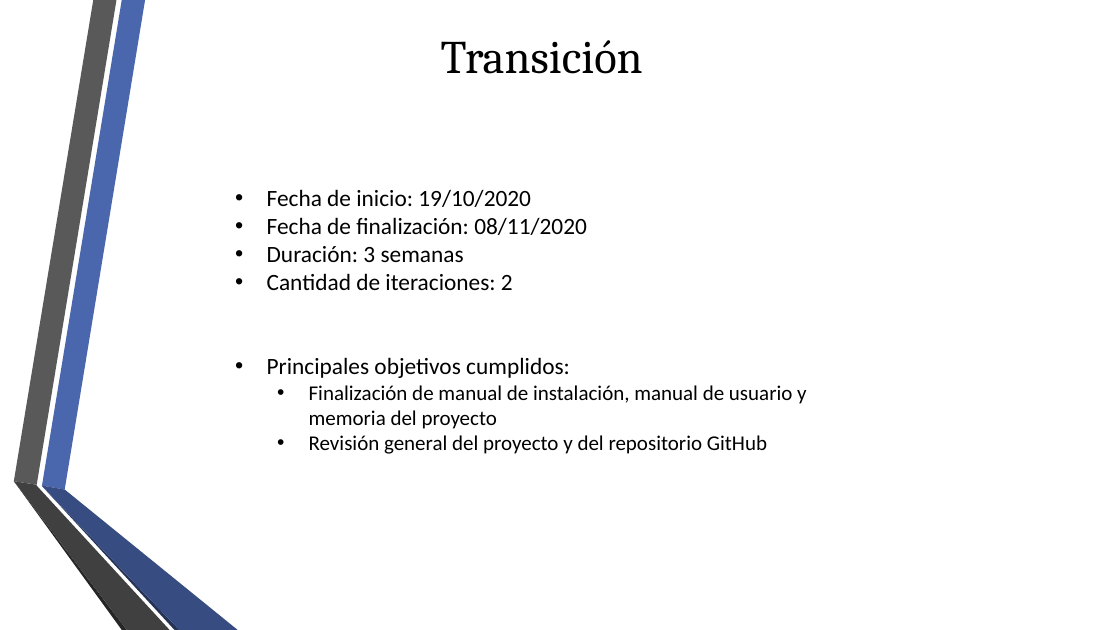
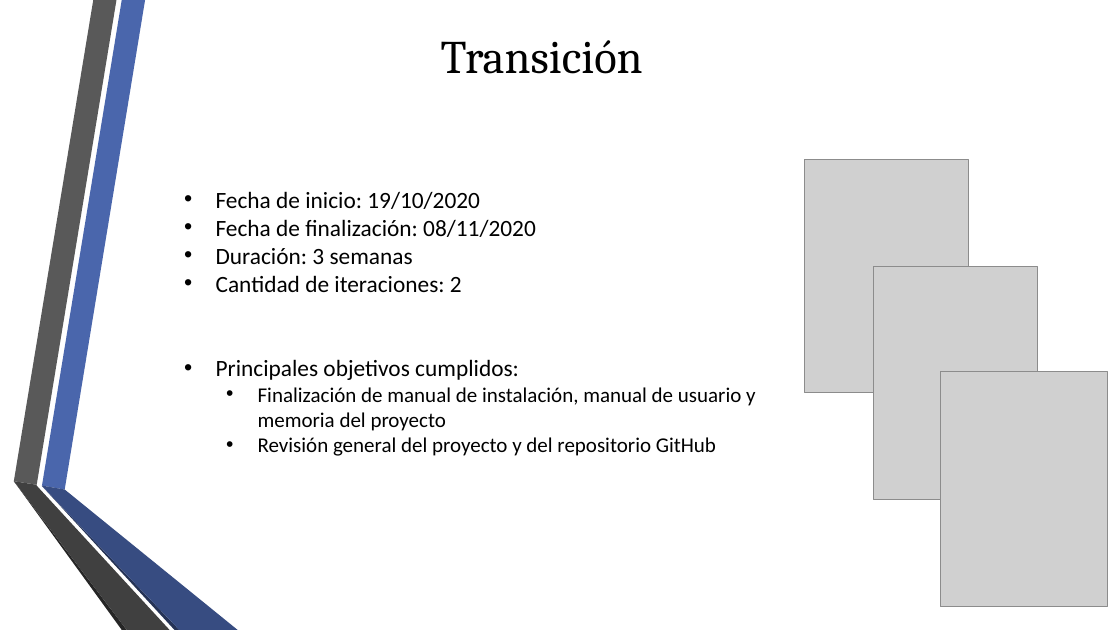
Before and after one commit to fge23/Sistema-VASPA, a slide deck: slide 15 of Presentaciones/Presentación VASPA - Diciembre 2020 - Examen Final/Presentación VASPA - Diciembre 2020 - Examen Final.pptx (slide 16 before the commit). Drawn at 1120x630 pixels with LibreOffice and Linux fonts; fonts in the diff are those of the drawing; grey boxes stand for pictures; background and template pictures are left out. Boxes give left, top, right and bottom in pixels: in the first picture for what was removed or moved away, otherwise in the second. Text is boxed around its words. In the diff, an @@ line names an element or a change of style, - is before the commit and + after.

```diff
--- a/Presentaciones/Presentación VASPA - Diciembre 2020 - Examen Final/Presentación VASPA - Diciembre 2020 - Examen Final.pptx
+++ b/Presentaciones/Presentación VASPA - Diciembre 2020 - Examen Final/Presentación VASPA - Diciembre 2020 - Examen Final.pptx
@@ picture added at <box>805,160,970,392</box> @@
@@ text "Fecha de inicio: 19/10/2020": place and size @@
-text "Fecha de inicio: 19/10/2020" at <box>267,189,806,454</box>
+text "Fecha de inicio: 19/10/2020" at <box>216,191,755,456</box>
@@ picture added at <box>874,267,1038,500</box> @@
@@ picture added at <box>940,371,1107,607</box> @@
```
Also in this commit, not shown: 7 other slides changed, 1 slide removed.
